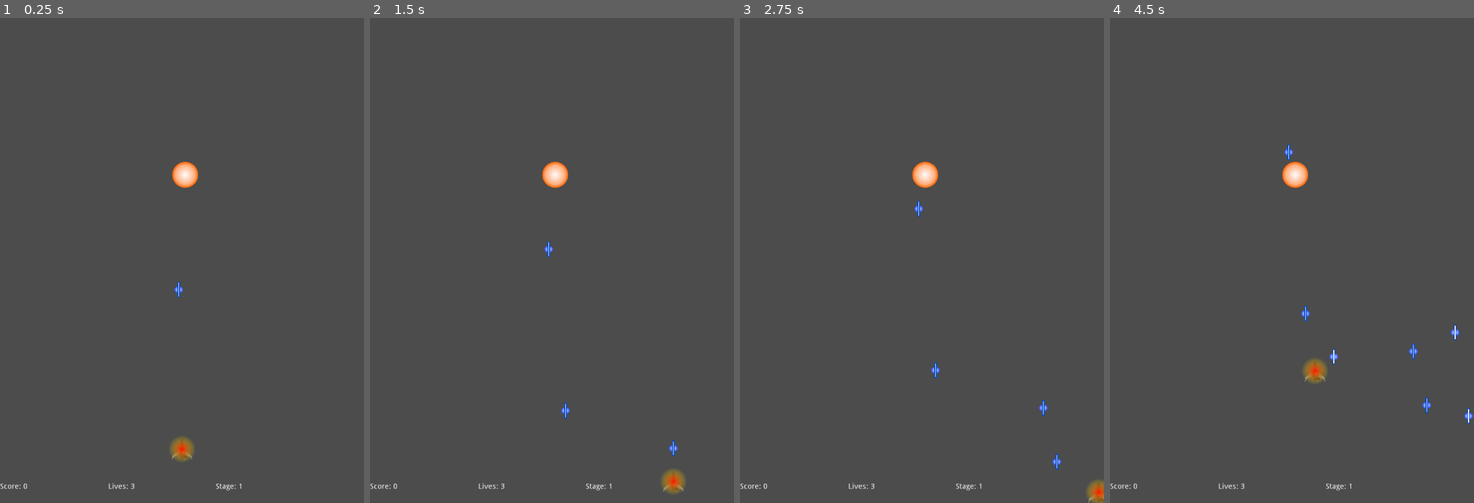
Above: before the commit, frames 1-4 (left to right).
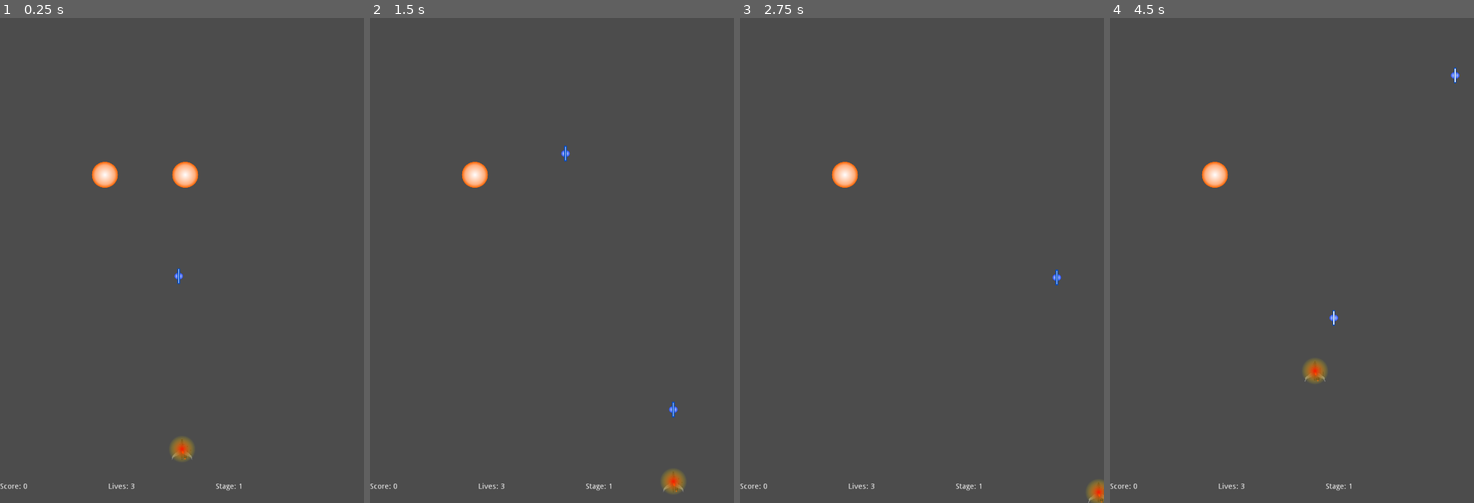
Above: after the commit, the same moments.

Repository: Imacds/ship-project-cs4700
Game: Godot game, scene res://Root.tscn
The game is run twice, just before and just after one commit, with the same random seed, the same clock (stepped at 60 frames per second) and the same inputs.
Inputs:
- Up to frame 1 (0.25 s): no input
- Up to frame 2 (1.5 s): hold D (move_right) 0.53-1.28 s; tap Space (shoot) at 0.6, 1.35 s; hold S (move_down) from 1.28 s (still down)
- Up to frame 3 (2.75 s): release S (move_down) at 2.03 s; hold D (move_right) from 2.03 s (still down); tap Space (shoot) at 2.1 s
- Up to frame 4 (4.5 s): release D (move_right) at 2.78 s; hold W (move_up) 2.78-3.53 s; tap Space (shoot) at 2.85, 3.6, 4.35 s; hold A (move_left) from 3.53 s (still down)

The runs differ from the first frame. In frame 1, 0.4% of the frame differs, in the area x 25-51%, y 29-58%; in frame 2, 0.8%; in frame 3, 0.8%; in frame 4, 1.0%, in the area x 25-100%, y 10-84%.

Commit message:
add: enemies are shootable & die and bullet gets destroyed on collision

Diff:
--- a/Bullet.tscn
+++ b/Bullet.tscn
@@ -6,7 +6,7 @@
 [sub_resource type="RectangleShape2D" id=1]
 extents = Vector2( 19.4222, 59.5505 )
 
-[node name="Area2D" type="Area2D"]
+[node name="Bullet" type="Area2D"]
 scale = Vector2( 0.2, 0.2 )
 script = ExtResource( 1 )
 
--- a/Enemy.tscn
+++ b/Enemy.tscn
@@ -4,16 +4,17 @@
 [ext_resource path="res://sprites/ufodark.svg" type="Texture" id=2]
 
 [sub_resource type="CircleShape2D" id=1]
+radius = 241.128
 
-[node name="EnemyBody" type="KinematicBody2D"]
+[node name="Enemy" type="Area2D"]
+script = ExtResource( 1 )
+
+[node name="Sprite" type="Sprite" parent="."]
 scale = Vector2( 0.1, 0.1 )
-script = ExtResource( 1 )
-__meta__ = {
-"_edit_group_": true
-}
+texture = ExtResource( 2 )
 
 [node name="EnemyShape" type="CollisionShape2D" parent="."]
+scale = Vector2( 0.1, 0.1 )
 shape = SubResource( 1 )
 
-[node name="Sprite" type="Sprite" parent="."]
-texture = ExtResource( 2 )
+[connection signal="area_entered" from="." to="." method="_on_Enemy_area_entered"]
--- a/Root.tscn
+++ b/Root.tscn
@@ -12,11 +12,14 @@
 
 [node name="BulletsContainer" parent="." instance=ExtResource( 2 )]
 
-[node name="Bullet" parent="." instance=ExtResource( 3 )]
-position = Vector2( 331.41, 518.324 )
+[node name="Bullet" parent="BulletsContainer" instance=ExtResource( 3 )]
+position = Vector2( 331.41, 628.324 )
 
 [node name="Enemy" parent="." instance=ExtResource( 4 )]
 position = Vector2( 343.5, 290.25 )
+
+[node name="Enemy2" parent="." instance=ExtResource( 4 )]
+position = Vector2( 194.5, 290.25 )
 
 [node name="Ship" parent="." instance=ExtResource( 5 )]
 
--- a/scripts/Bullet.gd
+++ b/scripts/Bullet.gd
@@ -13,4 +13,4 @@
 func move(delta):
 	var movement = Vector2()
 	movement.y -= 1
-	translate(movement)
+	translate(movement * speed * delta)
--- a/scripts/Enemy.gd
+++ b/scripts/Enemy.gd
@@ -1,13 +1,10 @@
-extends KinematicBody2D
+extends Area2D
 
-# Declare member variables here. Examples:
-# var a = 2
-# var b = "text"
+func _ready():
+	pass
 
-# Called when the node enters the scene tree for the first time.
-func _ready():
-	pass # Replace with function body.
-
-# Called every frame. 'delta' is the elapsed time since the previous frame.
-#func _process(delta):
-#	pass
+func _on_Enemy_area_entered(area):
+	print('enter')
+	if area.get_name() == "Bullet":
+		area.queue_free()
+		queue_free()
--- a/scripts/Ship.gd
+++ b/scripts/Ship.gd
@@ -23,7 +23,7 @@
 	var ship_init_pos = Vector2(
 		screen_size.x / 2,
 		screen_size.y - vertical_offset)
-#	move_and_slide(ship_init_pos)
+
 	position = ship_init_pos
 
 func _physics_process(delta):
